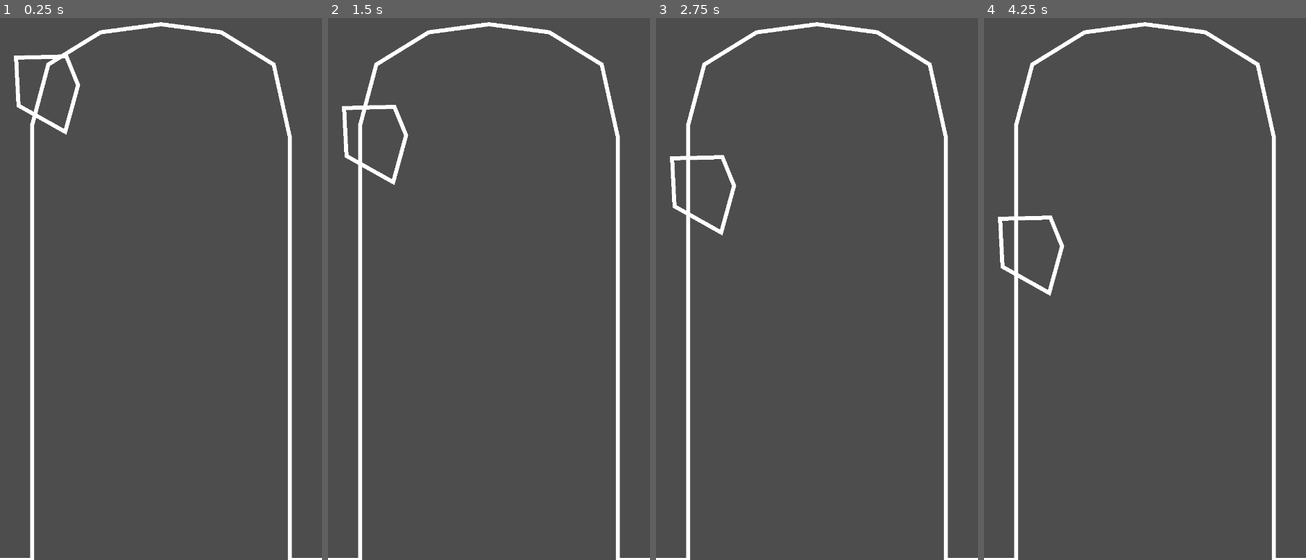
Above: before the commit, frames 1-4 (left to right).
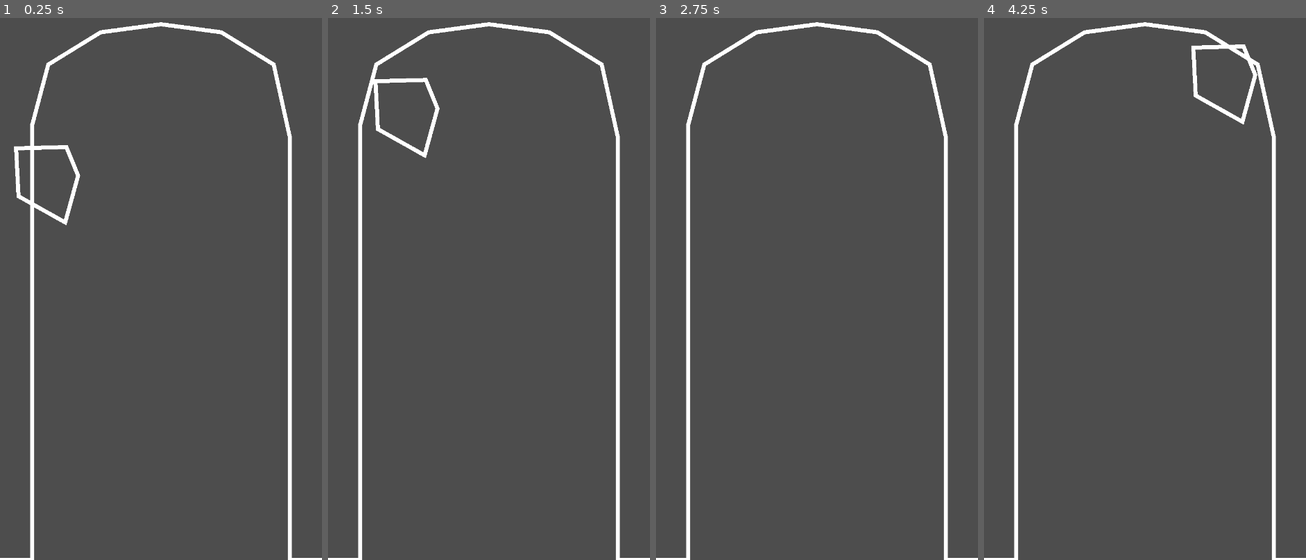
Above: after the commit, the same moments.

Repository: WOCae/L013
Game: Godot game, scene res://main.tscn
The game is run twice, just before and just after one commit, with the same random seed, the same clock (stepped at 60 frames per second) and the same inputs.
Inputs:
- Up to frame 1 (0.25 s): no input
- Up to frame 2 (1.5 s): no input
- Up to frame 3 (2.75 s): no input
- Up to frame 4 (4.25 s): no input

The runs differ from the first frame. In frame 1, 1.1% of the frame differs, in the area x 4-25%, y 6-39%; in frame 2, 1.1%; in frame 3, 0.6%; in frame 4, 1.1%.

Commit message:
Update map_2.gd

Diff:
--- a/map_2.gd
+++ b/map_2.gd
@@ -3,7 +3,7 @@
 var velocity = Vector2()
 func _process(delta):
 
-	velocity.y = 100
+	velocity.y = 1000
 
 	position += velocity * delta
 
